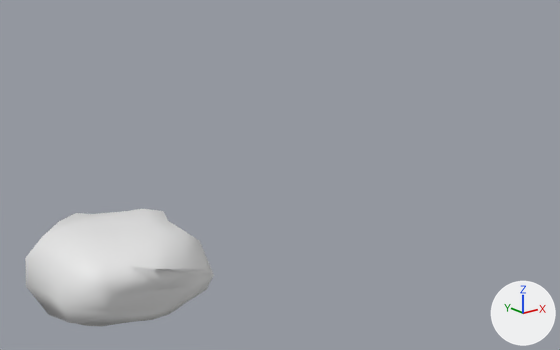
An edit to the FBX model HyperV/HyperVContent/Models/RG.fbx, drawn before and after from the same camera.
One viewpoint serves both versions: a 50 mm camera at (-0.0645, -0.1293, 0.0681) aimed at (0.0251, -0.0173, 0.0233). Lighting does not change. The marker at lower right points along +X, +Y and +Z. Where no turn or scale is listed for an object, it has been applied to the vertices.
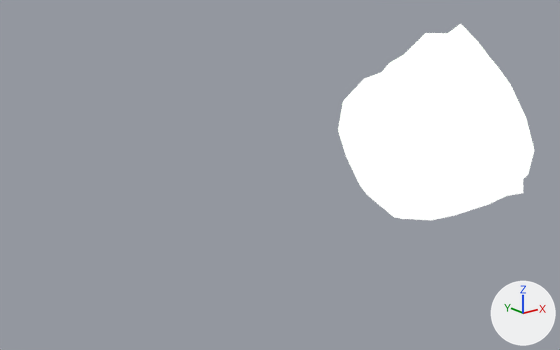
Boxes (x1, y1, x2, y2) around the edits, measured in the pictures (560 x 350 px):
'Cube', recoloured, moved, turned, rescaled
    before: (25, 209, 214, 327)
    after: (338, 24, 534, 220)

The change, as a list of edits to the scene's bpy script:
```text
Add img_rgt_png:
    img_rgt_png = load_image('rgt.png', 'rgt.png', 972, 728, 'sRGB')
Add mat_material_001:
    mat_material_001 = principled_material('Material.001')
    mat_material_001.texture = img_rgt_png  # with its transparency
    mat_material_001.roughness = 0.693
    mat_material_001.emission_strength = 1.0
Change me_mesh_001:
    where me_mesh_001.from_pydata(...)  # 98 vertices, 96 faces; spans x -1.76..1.42, y -1.8..1.83, z -1.67..1.63
    remove me_mesh_001.materials.append(mat_material)  # white #e7e7e7
    add me_mesh_001.materials.append(mat_material_001)  # picture img_rgt_png
Change ob_cube:
    ob_cube.location: (0.0, 0.0, 0.0054) -> (0.0492, -0.0339, 0.0308)
    ob_cube.rotation_euler: (0.0, 0.0, 0.0) -> (1.165, 0.00387, 0.951)  # degrees (0, 0, 0) -> degrees (67, 0.2, 54)
    ob_cube.scale: (0.01, 0.01, 0.0051) -> (0.01, 0.01, 0.01)
```
